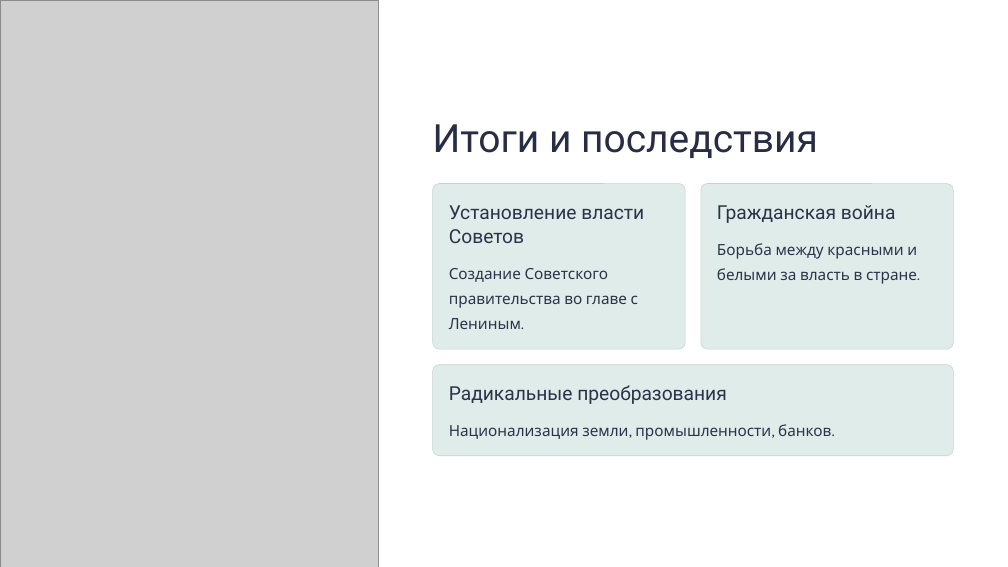
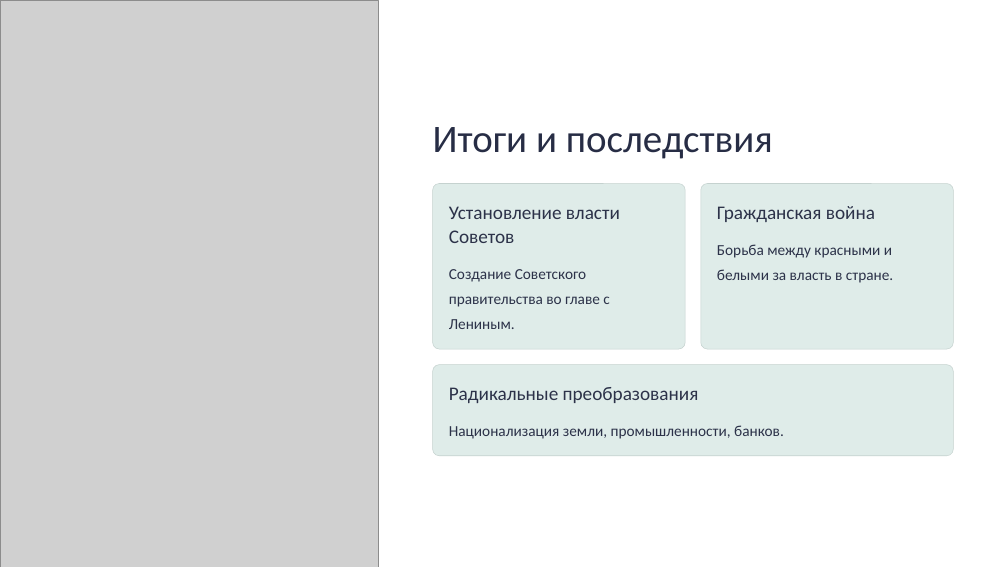
Before and after one commit to ginterloper/ginterloper, a slide deck: slide 4 of Oktyabrskoe-vooruzhennoe-vosstanie-1917-goda.pptx. Drawn at 1008x567 pixels with LibreOffice and Linux fonts; fonts in the diff are those of the drawing; grey boxes stand for pictures; background and template pictures are left out. Boxes give left, top, right and bottom in pixels: in the first picture for what was removed or moved away, otherwise in the second. Text is boxed around its words. In the diff, an @@ line names an element or a change of style, - is before the commit and + after.

```diff
--- a/Oktyabrskoe-vooruzhennoe-vosstanie-1917-goda.pptx
+++ b/Oktyabrskoe-vooruzhennoe-vosstanie-1917-goda.pptx
@@ background #000000 to #FFFFFF @@
@@ rectangle removed at [0, 0, 1008, 567] @@
@@ font Roboto to Calibri in 4 elements at [433, 127, 773, 159], [449, 206, 620, 243], [717, 206, 875, 222], [449, 387, 699, 403] @@
@@ font Karla to Calibri in 3 elements at [449, 269, 609, 329], [536, 133, 893, 283], [449, 425, 784, 439] @@
```
Also in this commit, not shown: 3 other slides changed.
